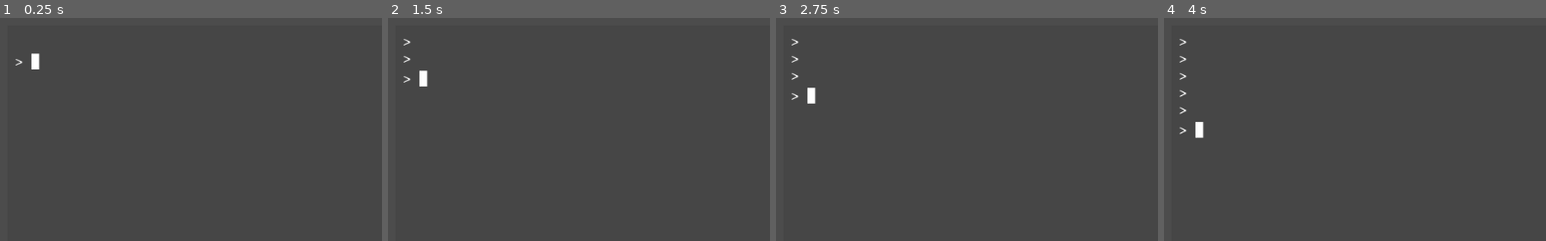
Above: before the commit, frames 1-4 (left to right).
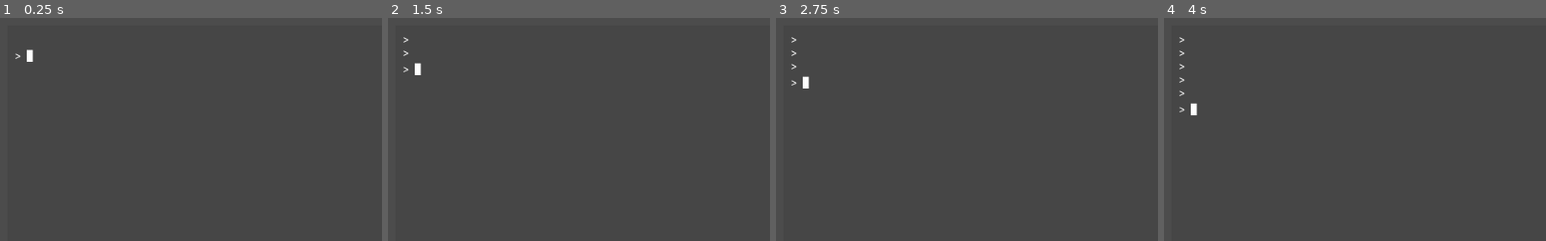
Above: after the commit, the same moments.

Repository: drageryd/godot-cli
Game: Godot game, scene res://console.tscn
Two runs of this game, one before a commit and one after it. Both use one fixed random seed, a clock stepped at 60 frames per second and the inputs below.
Inputs:
- Up to frame 1 (0.25 s): no input
- Up to frame 2 (1.5 s): tap Enter at 0.5, 0.6 s; hold Right 0.53-1.28 s; tap Space at 1.25 s; hold Down from 1.28 s (still down); tap Backspace at 1.35 s
- Up to frame 3 (2.75 s): tap Enter at 2 s; release Down at 2.03 s; hold Right from 2.03 s (still down); tap Delete at 2.1 s
- Up to frame 4 (4 s): tap Space at 2.75 s; release Right at 2.78 s; hold Up 2.78-3.53 s; tap Tab at 2.85 s; tap Enter at 3.5, 3.6 s; hold Left from 3.53 s (still down)
The pictures show only the part of the screen within x 0-50%, y 0-50%; the shares and areas given below are measured in that part.

The runs differ from the first frame. In frame 1, 0.3% of the frame differs, in the area x 4-11%, y 14-24%; in frame 2, 0.4%; in frame 3, 0.4%; in frame 4, 0.5%, in the area x 4-11%, y 8-54%.
Error after the commit: Invalid get index '0' (on base: 'PoolStringArray'). (res://commands.gd:9)

Commit message:
Added some basic commands to test command matching and piping

Diff:
--- a/command_thread.gd
+++ b/command_thread.gd
@@ -1,5 +1,6 @@
 var _thread = Thread.new()
 var _thread_lock = Mutex.new()
+var _commands = load("commands.gd").new()
 
 # Run is called from the command line and holds the command to execute
 func run(command):
@@ -16,8 +17,10 @@
 	print("Thread running ", command, " ", OS.get_ticks_msec())
 	# Lock thread
 	_thread_lock.lock()
-	# Run command
-	OS.delay_msec(5000)
+	# Split at every pipe
+	for c in command.split("|"):
+		var args = c.split(" ", false)
+		_commands.call_command(args)
 	# Unlock the thread when done
 	_thread_lock.unlock()
 	print("Done ", OS.get_ticks_msec())
--- /dev/null
+++ b/commands.gd
@@ -0,0 +1,17 @@
+# Available commands to call from the command line
+
+var _commands = {
+	"test1": funcref(self, "_test1"),
+	"test2": funcref(self, "_test2"),
+}
+
+func call_command(args):
+	if args[0] in _commands:
+		print("CALLING")
+		_commands[args[0]].call_func(args)
+
+func _test1(args):
+	print("Called test1", args)
+
+func _test2(args):
+	print("Called test2", args)
--- a/console.gd
+++ b/console.gd
@@ -74,7 +74,7 @@
 func get_printable(unicode):
 	# Printable ascii are within [32,126]
 	if 32 <= unicode and unicode <= 126:
-		print("Printable character %s" % char(unicode))
+		# print("Printable character %s" % char(unicode))
 		return char(unicode)
 	else:
 		return ""
--- a/console.tscn
+++ b/console.tscn
@@ -19,7 +19,6 @@
 font_data = ExtResource( 2 )
 
 [sub_resource type="DynamicFont" id=5]
-size = 21
 font_data = ExtResource( 3 )
 
 [node name="Console" type="Control"]
